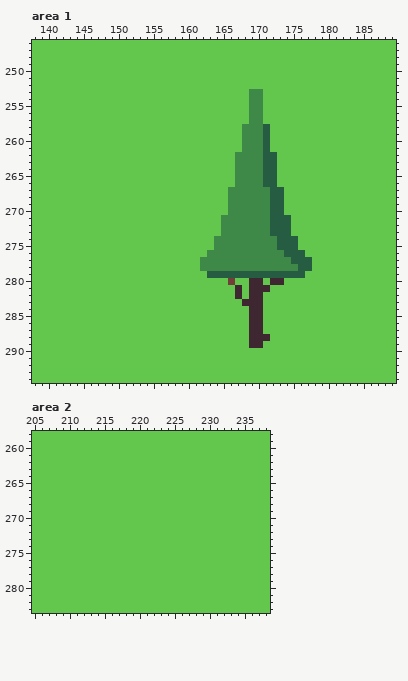
File history of a pixel-art file, assets/sprites/aseprite_files/mockup.aseprite. This is how it looked before the edit.
708x529 pixels, 1 frame. Colours within 5 levels of each other are drawn and written as one. Shown: area 1: x 138..189, y 246..294; area 2: x 205..238, y 258..283. The commit also changed other parts of the picture, which this record leaves out.
Once edited:
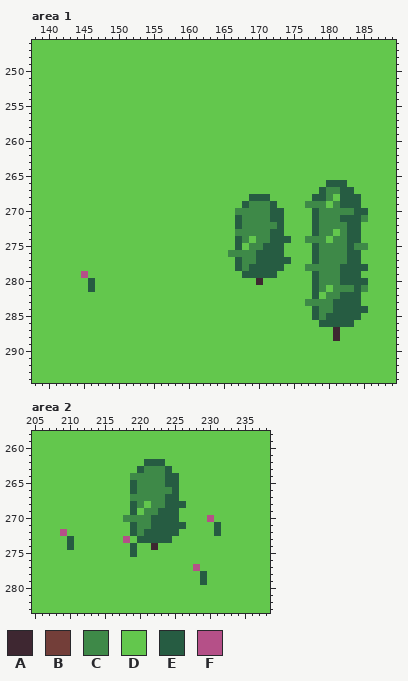
Palette (. is transparent): A #3e2731  B #733e39  C #3e8948  D #63c74d  E #265c42  F #b55088
The exact change:
Changed rows in their new state; - is an unchanged pixel.
Area 1, layer "tree":
first column x 145:
253 ------------------------DD---------------
254 ------------------------DD---------------
255 ------------------------DD---------------
256 ------------------------DD---------------
257 ------------------------DD---------------
258 -----------------------DDDD--------------
259 -----------------------DDDD--------------
260 -----------------------DDDD--------------
261 -----------------------DDDD--------------
262 ----------------------DDDDDD-------------
263 ----------------------DDDDDD-------------
264 ----------------------DDDDDD-------------
265 ----------------------DDDDDD-------------
266 ----------------------DDDDDD-------EEE---
267 ---------------------DDDDDDDD-----ECCEE--
268 ---------------------DDDEEEDD----EEC-EEE-
269 ---------------------DDE----D---CCC-CEEE-
270 ---------------------D-----------ECCCCCEE
271 --------------------DDE------D---ECCCEEEC
272 --------------------DDE----C-D---ECCCCEE-
273 --------------------DD-------D---ECC-CEE-
274 -------------------DDDE-D--E--D-CCC-CCEE-
275 -------------------DDDED--EE-DD--ECCCCECC
276 ------------------DDD----EEEEDDD-ECCCCEE-
277 -----------------DDDDDE--EEEEEDDDECCCCEE-
278 -----------------DDDDDE-EEEEEDDDCCCCCEEEE
279 F-----------------DDDDD-----DDDD-ECCCEEE-
280 -E-------------------D--D--DD----ECCCEEEE
281 -E--------------------D-DDD------EC-CCCEC
282 ----------------------D-DD-------E-CCEEE-
283 -----------------------DDD------CCCCEEEE-
284 ------------------------DD-------ECCEEEEE
285 ------------------------DD-------ECEEEEE-
286 ------------------------DD--------EEEEE--
287 ------------------------DD----------A----
288 ------------------------DDD---------A----
289 ------------------------DD---------------
Area 2, layer "tree":
first column x 209:
262 ------------EEE--------
263 -----------ECCCE-------
264 ----------CCCCCEE------
265 ----------ECCCCEE------
266 ----------ECCCCCE------
267 ----------CCCCCEE------
268 ----------EC-CCEEE-----
269 ----------E-CCEEE------
270 ---------CCCCEEEE----F-
271 ----------ECCEEEEE----E
272 F---------ECEEEEE-----E
273 -E-------F-EEEEE-------
274 -E--------E--A---------
275 ----------E------------
277 -------------------F---
278 --------------------E--
279 --------------------E--
Boxes around the changes in both pictures, in picture pixels (x1, y1, x2, y2):
changed: (200, 89, 368, 348)
changed: (81, 271, 95, 292)
changed: (123, 459, 221, 585)
changed: (60, 529, 74, 550)
